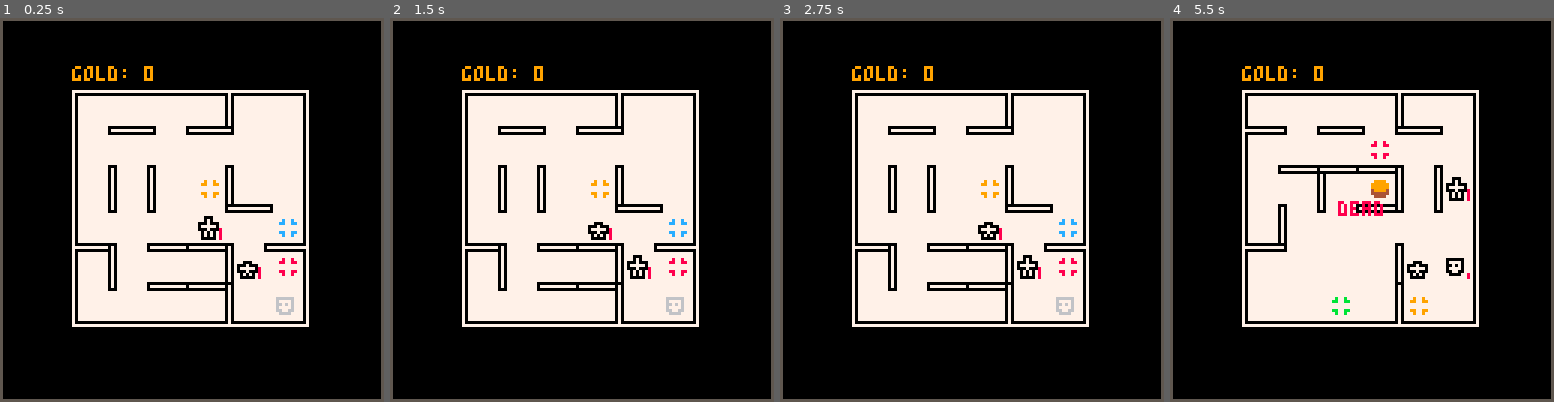
Above: before the commit, frames 1-4 (left to right).
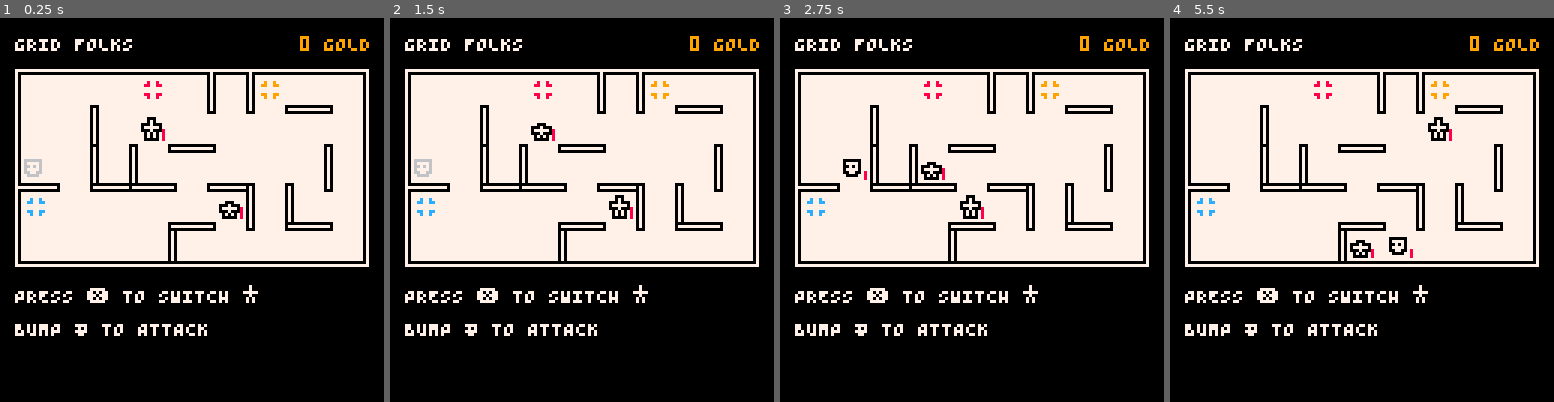
Above: after the commit, the same moments.

Repository: taylordolan/grid-folks
Game: PICO-8 cartridge grid_folks.p8
Same seed, same stepped clock (60 frames per second), same inputs: the game is played once before the commit and once after it.
Inputs:
- Up to frame 1 (0.25 s): no input
- Up to frame 2 (1.5 s): tap X (X key) at 1.07 s
- Up to frame 3 (2.75 s): hold Left 1.97-2.37 s; tap X (X key) at 2.07, 2.4, 2.73 s; hold Down from 2.42 s (still down)
- Up to frame 4 (5.5 s): release Down at 2.82 s; hold Right 2.87-3.53 s; tap X (X key) every 0.33 s from 3.07 to 5.4 s; hold Up 3.58-4.08 s; hold Right 4.13-4.53 s; hold Down 4.58-5.08 s; hold Left from 5.13 s (still down)

The runs differ from the first frame. In frame 1, 35% of the frame differs, in the area x 0-100%, y 0-100%; in frame 2, 35%; in frame 3, 35%; in frame 4, 36%.

Commit message:
add instructions

Diff:
--- a/grid_folks.p8
+++ b/grid_folks.p8
@@ -28,15 +28,15 @@
 -- [x] replace melee with dash ability
 -- [x] fix bug where sometimes enemies show up to fast
 -- [x] enemies should trigger effect tiles when they spawn on them
--- [ ] rework _draw() so there's more space between tiles
+-- [x] rework _draw() so there's more space between tiles
 -- [ ] have enemies appear on an increasing schedule
 -- [ ] build the game end state
 
 function _init()
 
 	-- board size
-	rows = 6
-	cols = 6
+	rows = 5
+	cols = 9
 
 	-- 2d array for the board
 	board = {}
@@ -120,8 +120,8 @@
   hero_a = create_hero()
   hero_b = create_hero()
   heroes = {hero_a, hero_b}
-  set_tile(hero_a, {4,4})
-  set_tile(hero_b, {5,5})
+  set_tile(hero_a, {4,2})
+  set_tile(hero_b, {6,4})
   hero_a_active = true
 
 	-- list of enemies
@@ -129,12 +129,17 @@
   pre_enemies = {}
   local new_pre_enemy = create_pre_enemy()
   deploy(new_pre_enemy, {"hero", "enemy", "pre-enemy"})
+
+  local has_switched = false
+  local has_killed = false
+  -- local has_advanced = false
 end
 
 function _update()
 
   if btnp(5) then
     hero_a_active = not hero_a_active
+    has_switched = true
   end
 
 	-- move heroes
@@ -161,10 +166,40 @@
   end
 end
 
+function smallcaps(s)
+  local d=""
+  local l,c,t=false,false
+  for i=1,#s do
+    local a=sub(s,i,i)
+    if a=="^" then
+      if(c) d=d..a
+      c=not c
+    elseif a=="~" then
+      if(t) d=d..a
+      t,l=not t,not l
+    else
+      if c==l and a>="a" and a<="z" then
+        for j=1,26 do
+          if a==sub("abcdefghijklmnopqrstuvwxyz",j,j) then
+            a=sub("\65\66\67\68\69\70\71\72\73\74\75\76\77\78\79\80\81\82\83\84\85\86\87\88\89\90\91\92",j,j)
+            break
+          end
+        end
+      end
+      d=d..a
+      c,t=false,false
+    end
+  end
+  return d
+end
+
 function _draw()
 
 	cls()
-  rect(0, 0, 127, 127, 5)
+  local text_color = 07
+  local background_color = 00
+  local floor_color = 07
+  local wall_color = 07
 
   local screen_size = 128
   local sprite_size = 8
@@ -179,25 +214,103 @@
   local total_map_height = total_sprites_height + total_margins_height
 
   local padding_left = flr((screen_size - total_map_width) / 2)
-  local padding_top = flr((screen_size - total_map_height) / 2)
-
-  local floor_color = 07
-  local wall_color = 07
+  -- local padding_top = flr((screen_size - total_map_height) / 2)
+  local padding_top = 20
+
 
   local rect_origin = {padding_left - ceil(margin / 2), padding_top - ceil(margin / 2)}
   local rect_opposite = {padding_left + total_map_width - 1 + ceil(margin / 2), padding_top + total_map_height - 1 + ceil(margin / 2)}
 
+  function draw_floor()
+    rectfill(rect_origin[1] + 2, rect_origin[2] + 2, rect_opposite[1] - 2, rect_opposite[2] - 2, floor_color)
+  end
+
   function draw_background()
-    rectfill(rect_origin[1] + 2, rect_origin[2] + 2, rect_opposite[1] - 2, rect_opposite[2] - 2, floor_color)
-  end
-
-  function draw_outline()
+    rectfill(0, 0, 127, 127, background_color)
+  end
+
+  function draw_outlines()
     rect(rect_origin[1], rect_origin[2], rect_opposite[1], rect_opposite[2], wall_color)
+    rect(rect_origin[1] - 1, rect_origin[2] - 1, rect_opposite[1] + 1, rect_opposite[2] + 1, background_color)
   end
 
   function draw_score()
-    print("gold: "..score, padding_left - ceil(margin / 2), 16, 9)
-    -- print(score, padding_left - ceil(margin / 2) + 26, 16, 9)
+    local text = score.." gold"
+    print(smallcaps(text), 128 - padding_left + ceil(margin / 2) - (#text * 4) + 1, 06, 09)
+    print(smallcaps("grid folks"), padding_left - ceil(margin / 2), 06, 07)
+  end
+
+  function draw_instructions()
+    if not has_switched or not has_killed then
+      draw_intro_instructions()
+    else
+      draw_button_instructions()
+    end
+  end
+
+  function draw_intro_instructions()
+    palt(0, false)
+    palt(15, true)
+    local x_pos = padding_left - ceil(margin / 2)
+    local y_pos = 90
+    local line_height = 11
+    print(smallcaps("press \151 to switch"), x_pos, y_pos)
+    spr(sprites.hero + 1, x_pos + 75, y_pos - 2)
+    y_pos += line_height
+
+    print(smallcaps("bump"), x_pos, y_pos)
+    spr(sprites.enemy, x_pos + 19, y_pos - 1)
+    print(smallcaps("to attack"), x_pos + 29, y_pos)
+    palt()
+  end
+
+  function draw_button_instructions()
+    palt(0, false)
+    palt(15, true)
+    local x_pos = padding_left - ceil(margin / 2) - 1
+    local y_pos = 90
+    local line_height = 11
+
+    -- advance
+    spr(sprites.hero + 1, x_pos, y_pos - 2)
+    spr(011, x_pos + 7, y_pos - 2)
+    print("+", x_pos + 18, y_pos, 06)
+    spr(sprites.hero + 1, x_pos + 23, y_pos - 2)
+    spr(011, x_pos + 30, y_pos - 2)
+    print("=", x_pos + 41, y_pos, 06)
+    spr(012, x_pos + 47, y_pos - 2)
+    y_pos += line_height
+
+    -- shoot
+    spr(sprites.hero + 1, x_pos, y_pos - 2)
+    spr(sprites.effect_shoot, x_pos + 7, y_pos - 2)
+    print("=", x_pos + 18, y_pos, 06)
+    print(smallcaps("shoot"), x_pos + 25, y_pos, text_color)
+    y_pos += line_height
+
+    -- dash
+    spr(sprites.hero + 1, x_pos, y_pos - 2)
+    spr(sprites.effect_dash, x_pos + 7, y_pos - 2)
+    print("=", x_pos + 18, y_pos, 06)
+    print(smallcaps("dash"), x_pos + 25, y_pos, text_color)
+
+    x_pos += 72
+    y_pos -= line_height
+
+    -- health
+    spr(sprites.enemy, x_pos, y_pos - 2)
+    spr(sprites.effect_health, x_pos + 7, y_pos - 2)
+    print("=", x_pos + 18, y_pos, 06)
+    print(smallcaps("heal"), x_pos + 25, y_pos, text_color)
+    y_pos += line_height
+
+    -- gold
+    spr(sprites.enemy, x_pos, y_pos - 2)
+    spr(sprites.effect_score, x_pos + 7, y_pos - 2)
+    print("=", x_pos + 18, y_pos, 06)
+    print(smallcaps("gold"), x_pos + 25, y_pos, text_color)
+
+    palt()
   end
 
   function draw_wall_right(x_pos, y_pos)
@@ -259,7 +372,11 @@
   end
 
   draw_background()
+  draw_floor()
   draw_score()
+  draw_instructions()
+  -- draw_switch_instructions()
+  -- draw_button_instructions()
 
 	for x = 1, cols do
 		for y = 1, rows do
@@ -278,7 +395,7 @@
           -- draw the thing's sprite
           else
             palt(0, false)
-            palt(5, true)
+            palt(15, true)
             local sprite = next.sprite
             spr(sprite, x_pos, y_pos)
               -- draw a health bar for things with health
@@ -292,7 +409,7 @@
 		end
 	end
 
-  draw_outline()
+  draw_outlines()
 
   if game_over then
 		local msg = "dead"
@@ -604,6 +721,7 @@
 
         enemy.health -= damage
         if (enemy.health <= 0) then
+          has_killed = true
           del(enemies, enemy)
           del(board[enemy.x][enemy.y], enemy)
         end
@@ -639,6 +757,7 @@
 
         if self_potential_tile and companion_potential_tile then
 
+          -- has_advanced = true
           local to_destroy = {self_potential_tile, companion_potential_tile}
           for next in all(to_destroy) do
             del(board[next.x][next.y], next)
Not shown, changed: 18 lines of the sprite sheet (__gfx__) section of grid_folks.p8
Not shown, changed: the sound effects (__sfx__) section of grid_folks.p8
